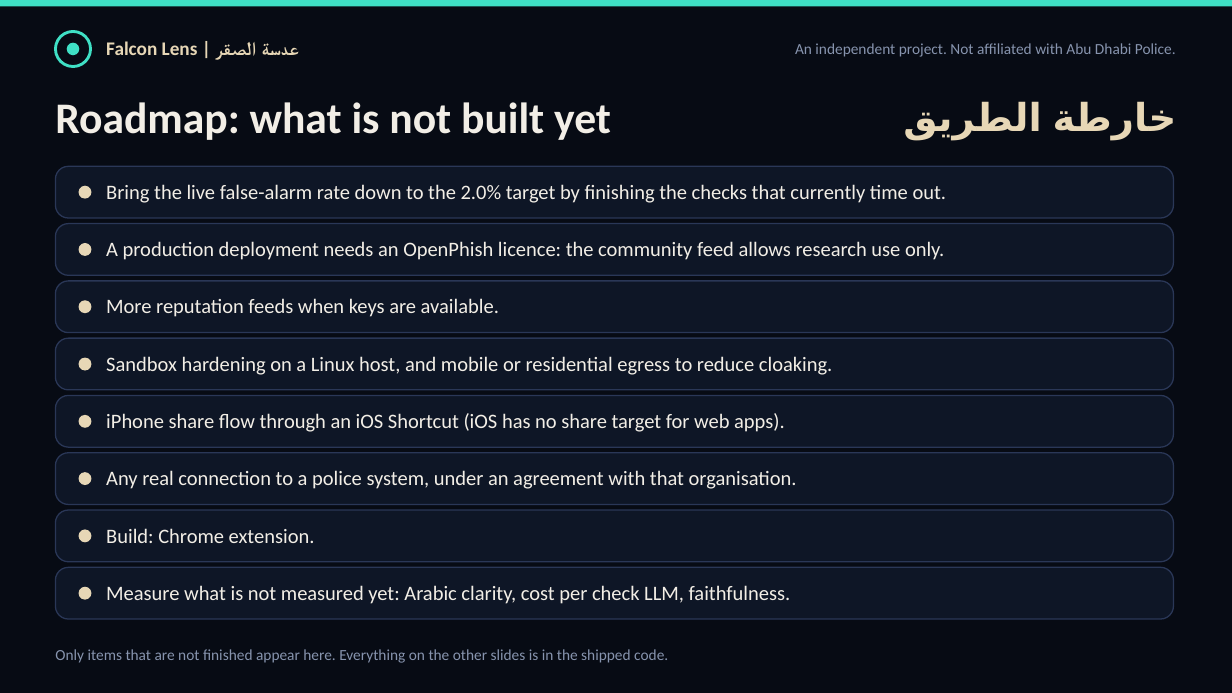
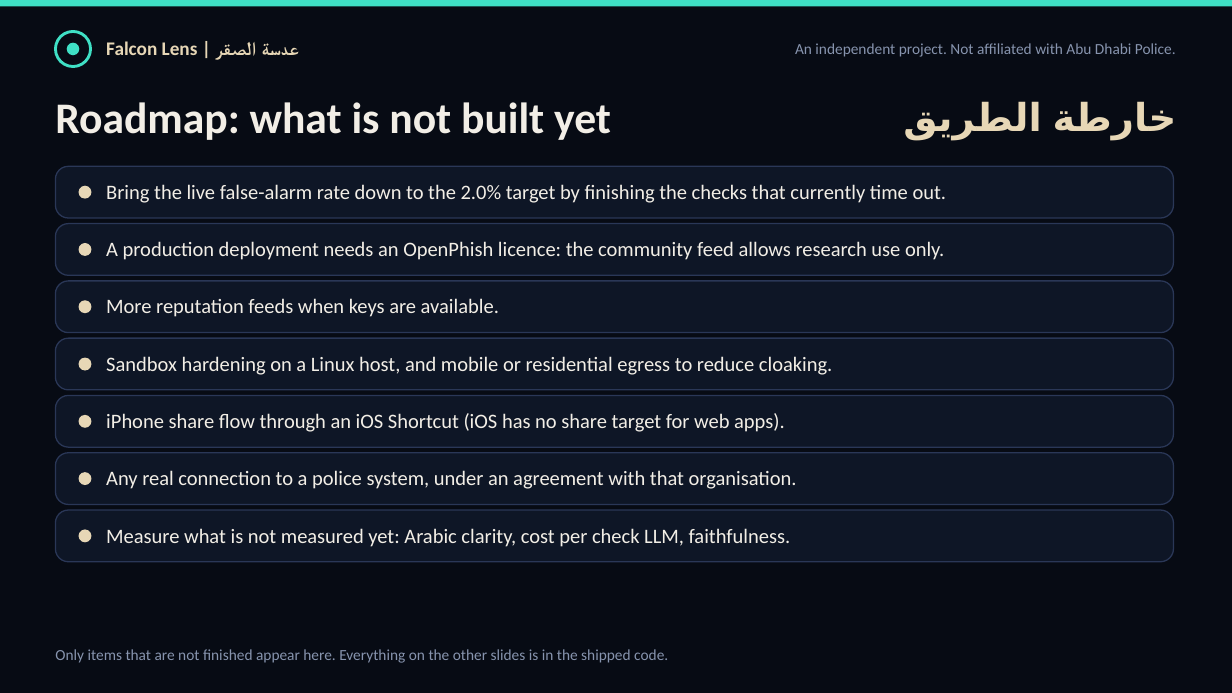
Before and after one commit to Muhammadatef/falcon-lens, a slide deck: slide 10 of submission/FalconLens_ScamShield.pptx. Drawn at 1232x693 pixels with LibreOffice and Linux fonts; fonts in the diff are those of the drawing. Boxes give left, top, right and bottom in pixels: in the first picture for what was removed or moved away, otherwise in the second. Text is boxed around its words. In the diff, an @@ line names an element or a change of style, - is before the commit and + after.

```diff
--- a/submission/FalconLens_ScamShield.pptx
+++ b/submission/FalconLens_ScamShield.pptx
@@ text "Measure what is not measured ...": place and size @@
-text "Measure what is not measured ..." at <box>106,585,791,604</box>
+text "Measure what is not measured ..." at <box>106,528,791,547</box>
@@ text removed at <box>106,528,315,543</box> @@
-Build: Chrome extension.
@@ rounded rectangle removed at <box>55,567,1174,619</box> @@
@@ ellipse removed at <box>79,587,91,600</box> @@
```
Also in this commit, not shown: 4 other slides changed, 6 other files.
